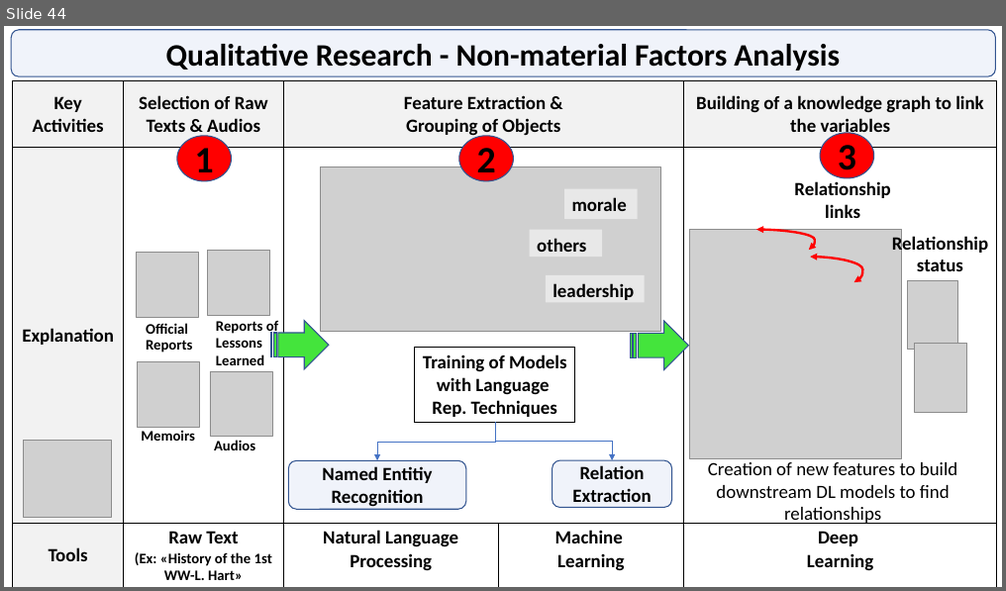
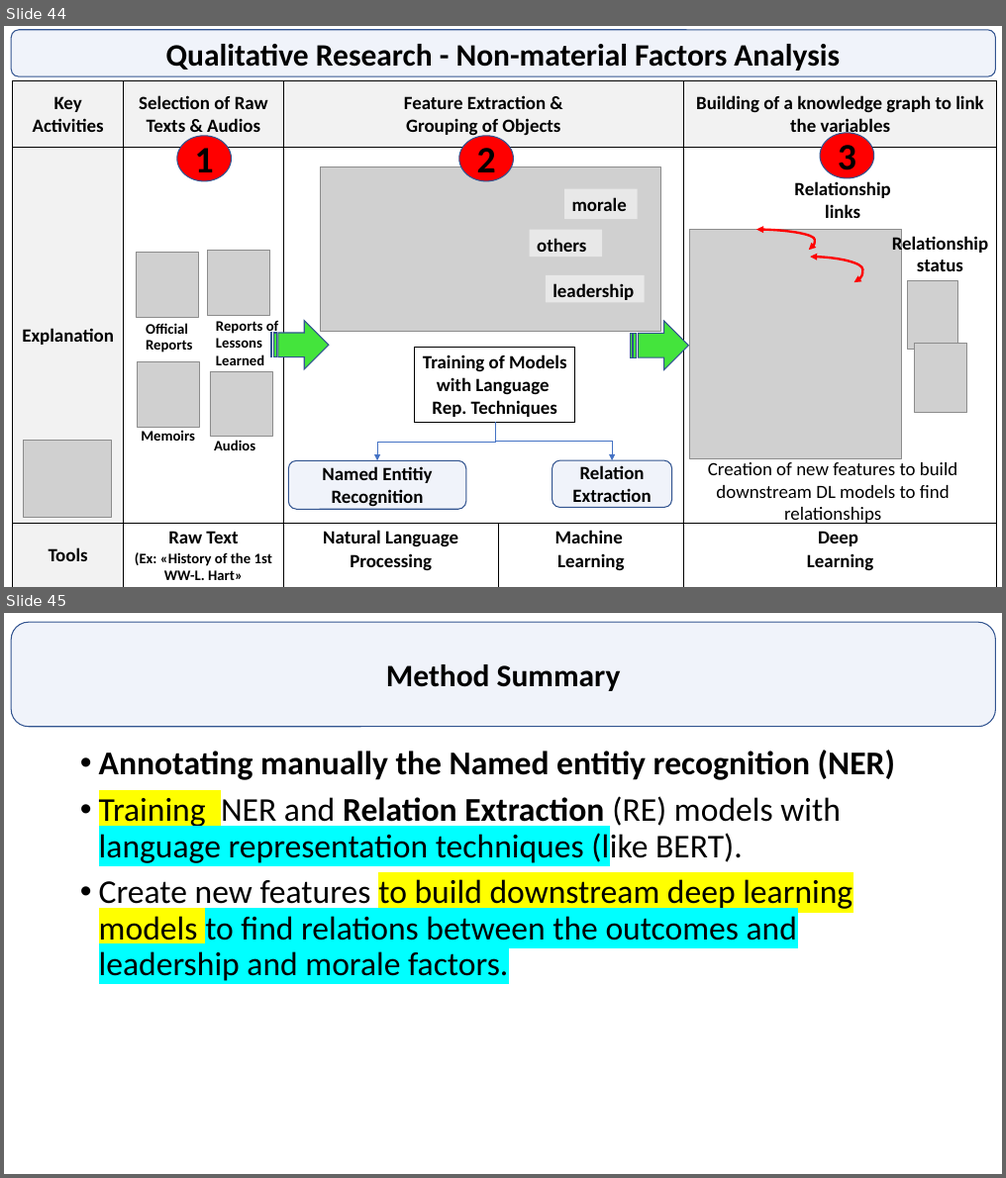
Before and after one commit to GurkanGitHub/PhD, a slide deck: PhD Discussion.pptx. Shown one above the other, each under a label of ours: slide 44 before the commit, slides 44 and 45 after it. The pictures are 1006x591 and 1006x1178 pixels, drawn with LibreOffice and Linux fonts; fonts in the diff are those of the drawing; grey boxes stand for pictures. Boxes give left, top, right and bottom in pixels: in the first picture for what was removed or moved away, otherwise in the second. Text is boxed around its words. In the diff, an @@ line names an element or a change of style, - is before the commit and + after.

```diff
--- a/PhD Discussion.pptx
+++ b/PhD Discussion.pptx
@@ slide 45 added at box(4, 613, 1002, 1174), background #FFFFFF @@
@@ rounded rectangle added at box(12, 622, 996, 727), fill #4472C4 at 8% opacity, outline #325491 1 pt, 30 pt, text #000000, bold @@
+Method Summary
@@ text added at box(99, 750, 895, 981), 32 pt, text #000000 @@
+• Annotating manually the Named entitiy recognition (NER)
+• Training NER and Relation Extraction (RE) models with language representation techniques (like BERT).
+• Create new features to build downstream deep learning models to find relations between the outcomes and leadership and morale factors.
```
Also in this commit, not shown: 1 slide changed, 1 other slide added, 5 other files.
